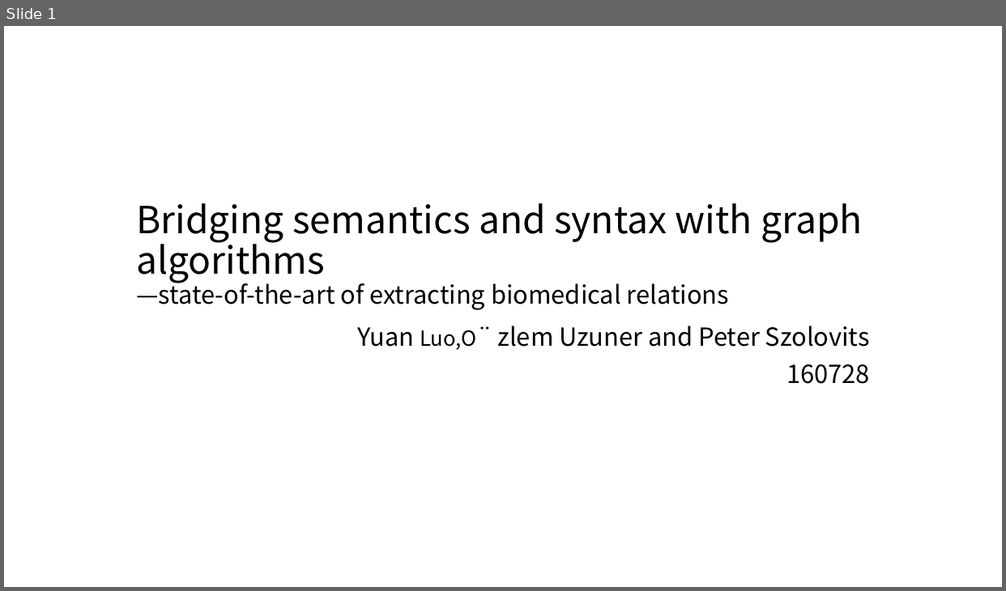
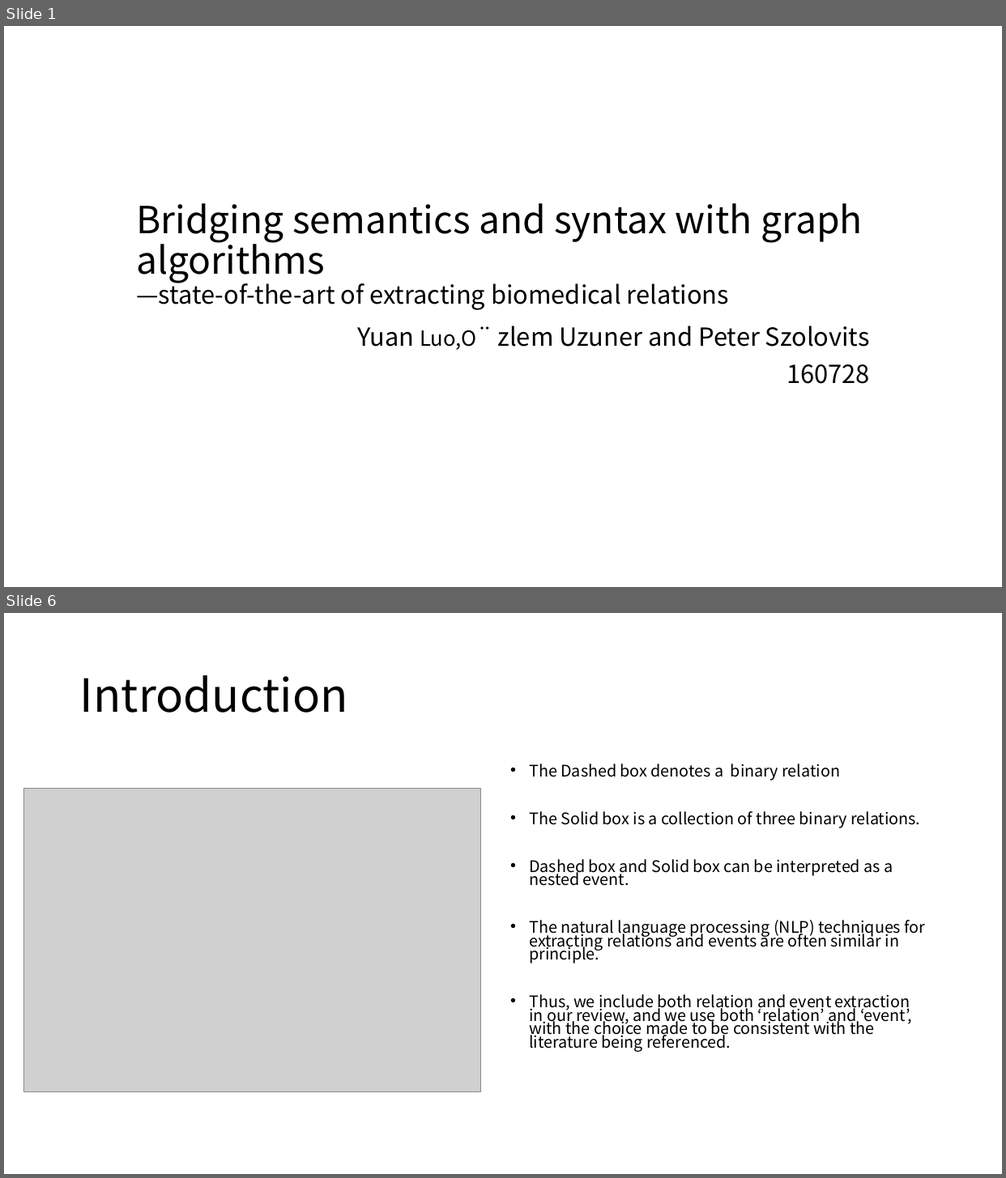
Before and after one commit to moklise/TIL, a slide deck: Review/Brief Bioinform_2016_Luo_Bridging semantics and syntax with graph algorithm/Bridging semantics and syntax with graph.pptx. Shown one above the other, each under a label of ours: slide 1 before the commit, slides 1 and 6 after it; the slides between them are not shown. The pictures are 1006x591 and 1006x1178 pixels, drawn with LibreOffice and Linux fonts; fonts in the diff are those of the drawing; grey boxes stand for pictures. Boxes give left, top, right and bottom in pixels: in the first picture for what was removed or moved away, otherwise in the second. Text is boxed around its words. In the diff, an @@ line names an element or a change of style, - is before the commit and + after.

```diff
--- a/Review/Brief Bioinform_2016_Luo_Bridging semantics and syntax with graph algorithm/Bridging semantics and syntax with graph.pptx
+++ b/Review/Brief Bioinform_2016_Luo_Bridging semantics and syntax with graph algorithm/Bridging semantics and syntax with graph.pptx
@@ slide 6 added at box(4, 613, 1002, 1174), background #FFFFFF @@
@@ title added at box(80, 675, 348, 713), 44 pt, text #000000 @@
+Introduction
@@ text added at box(529, 764, 926, 1052), 15.4 pt, text #000000 @@
+• The Dashed box denotes a binary relation
+• The Solid box is a collection of three binary relations.
+• Dashed box and Solid box can be interpreted as a nested event.
+• The natural language processing (NLP) techniques for extracting relations and events are often similar in principle.
+• Thus, we include both relation and event extraction in our review, and we use both ‘relation’ and ‘event’, with the choice made to be consistent with the literature being referenced.
@@ picture added at box(23, 789, 480, 1093) @@
```
Also in this commit, not shown: 15 other slides added, 1 slide removed, 2 other files.
